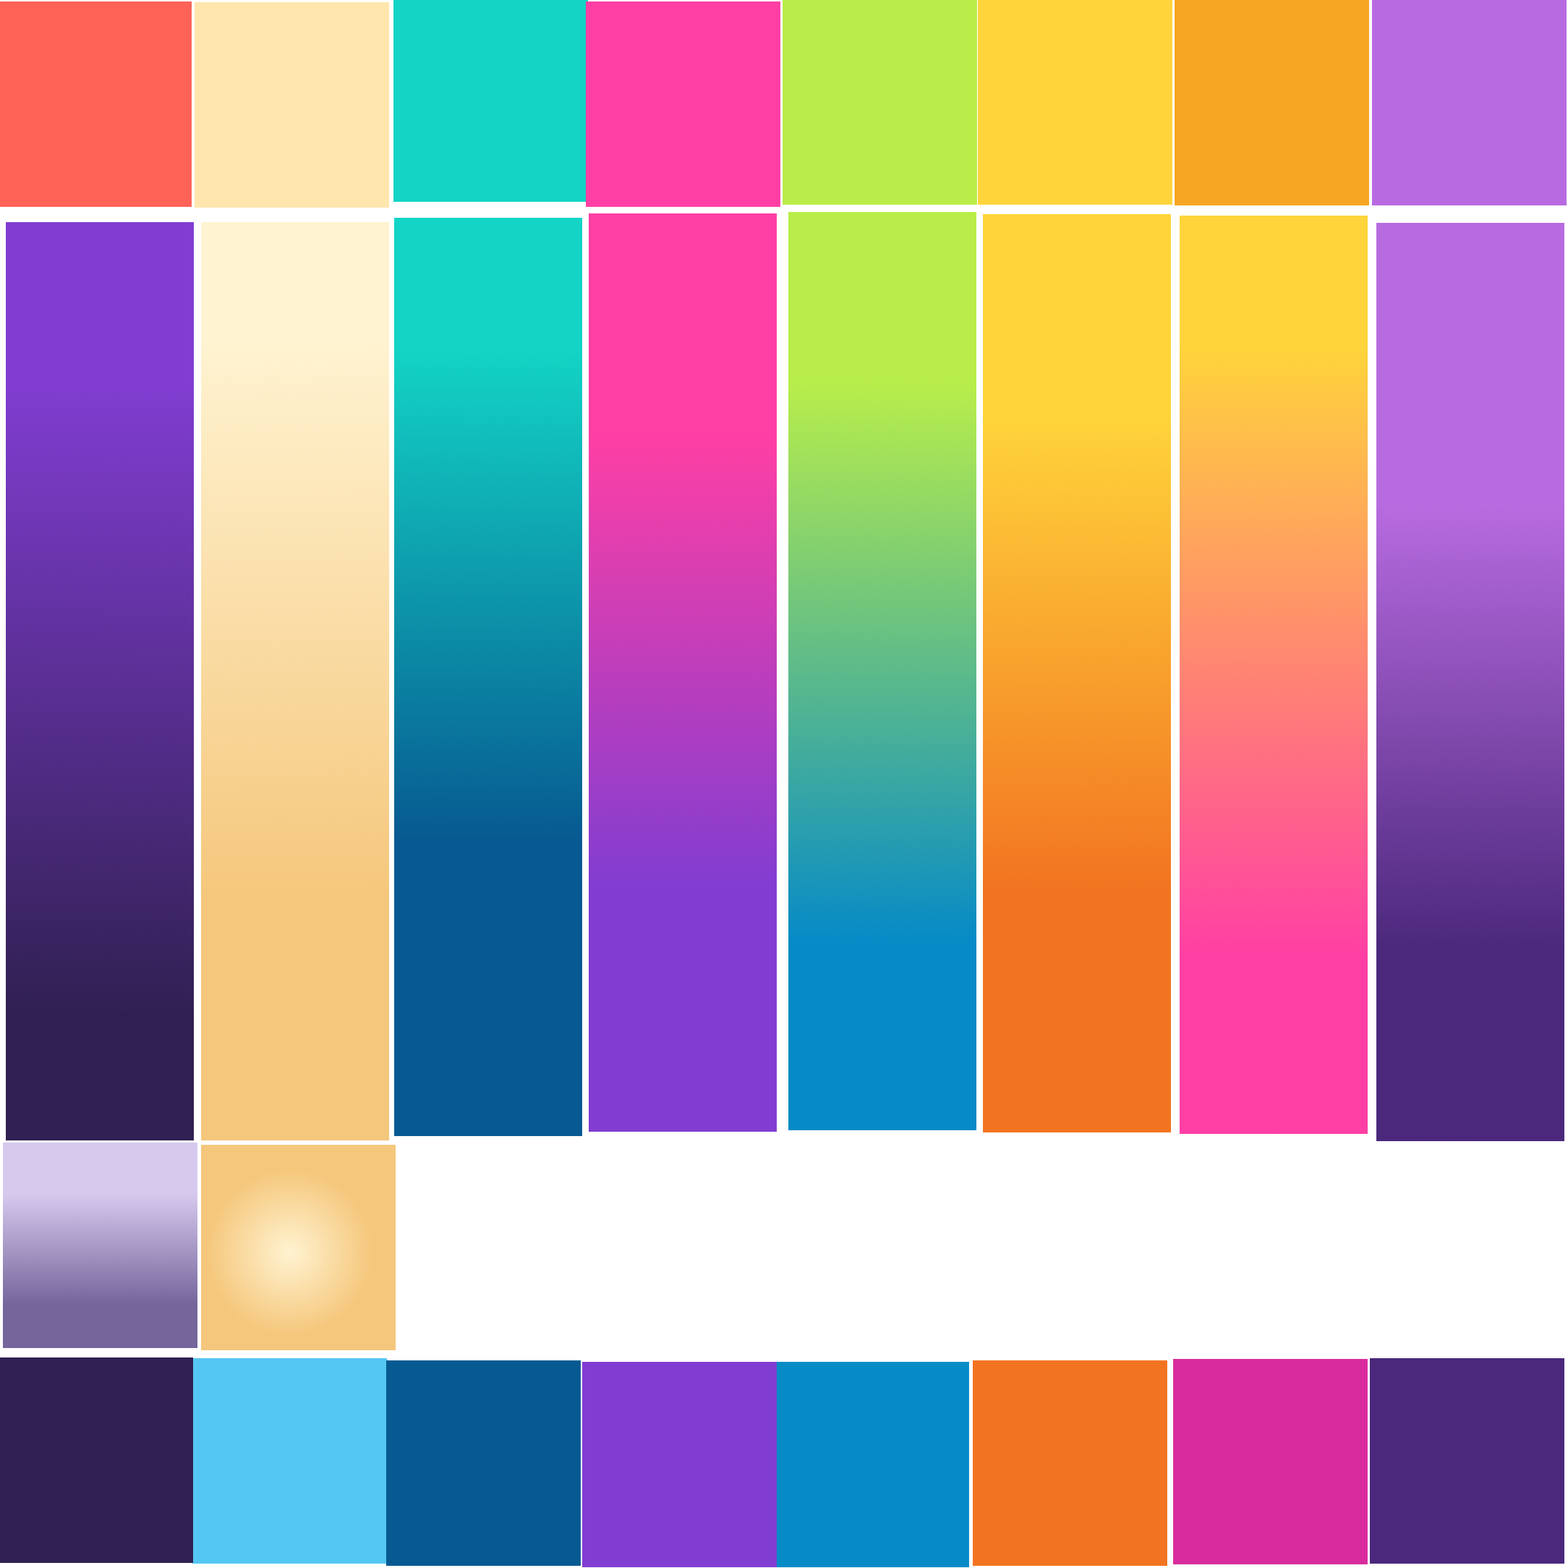
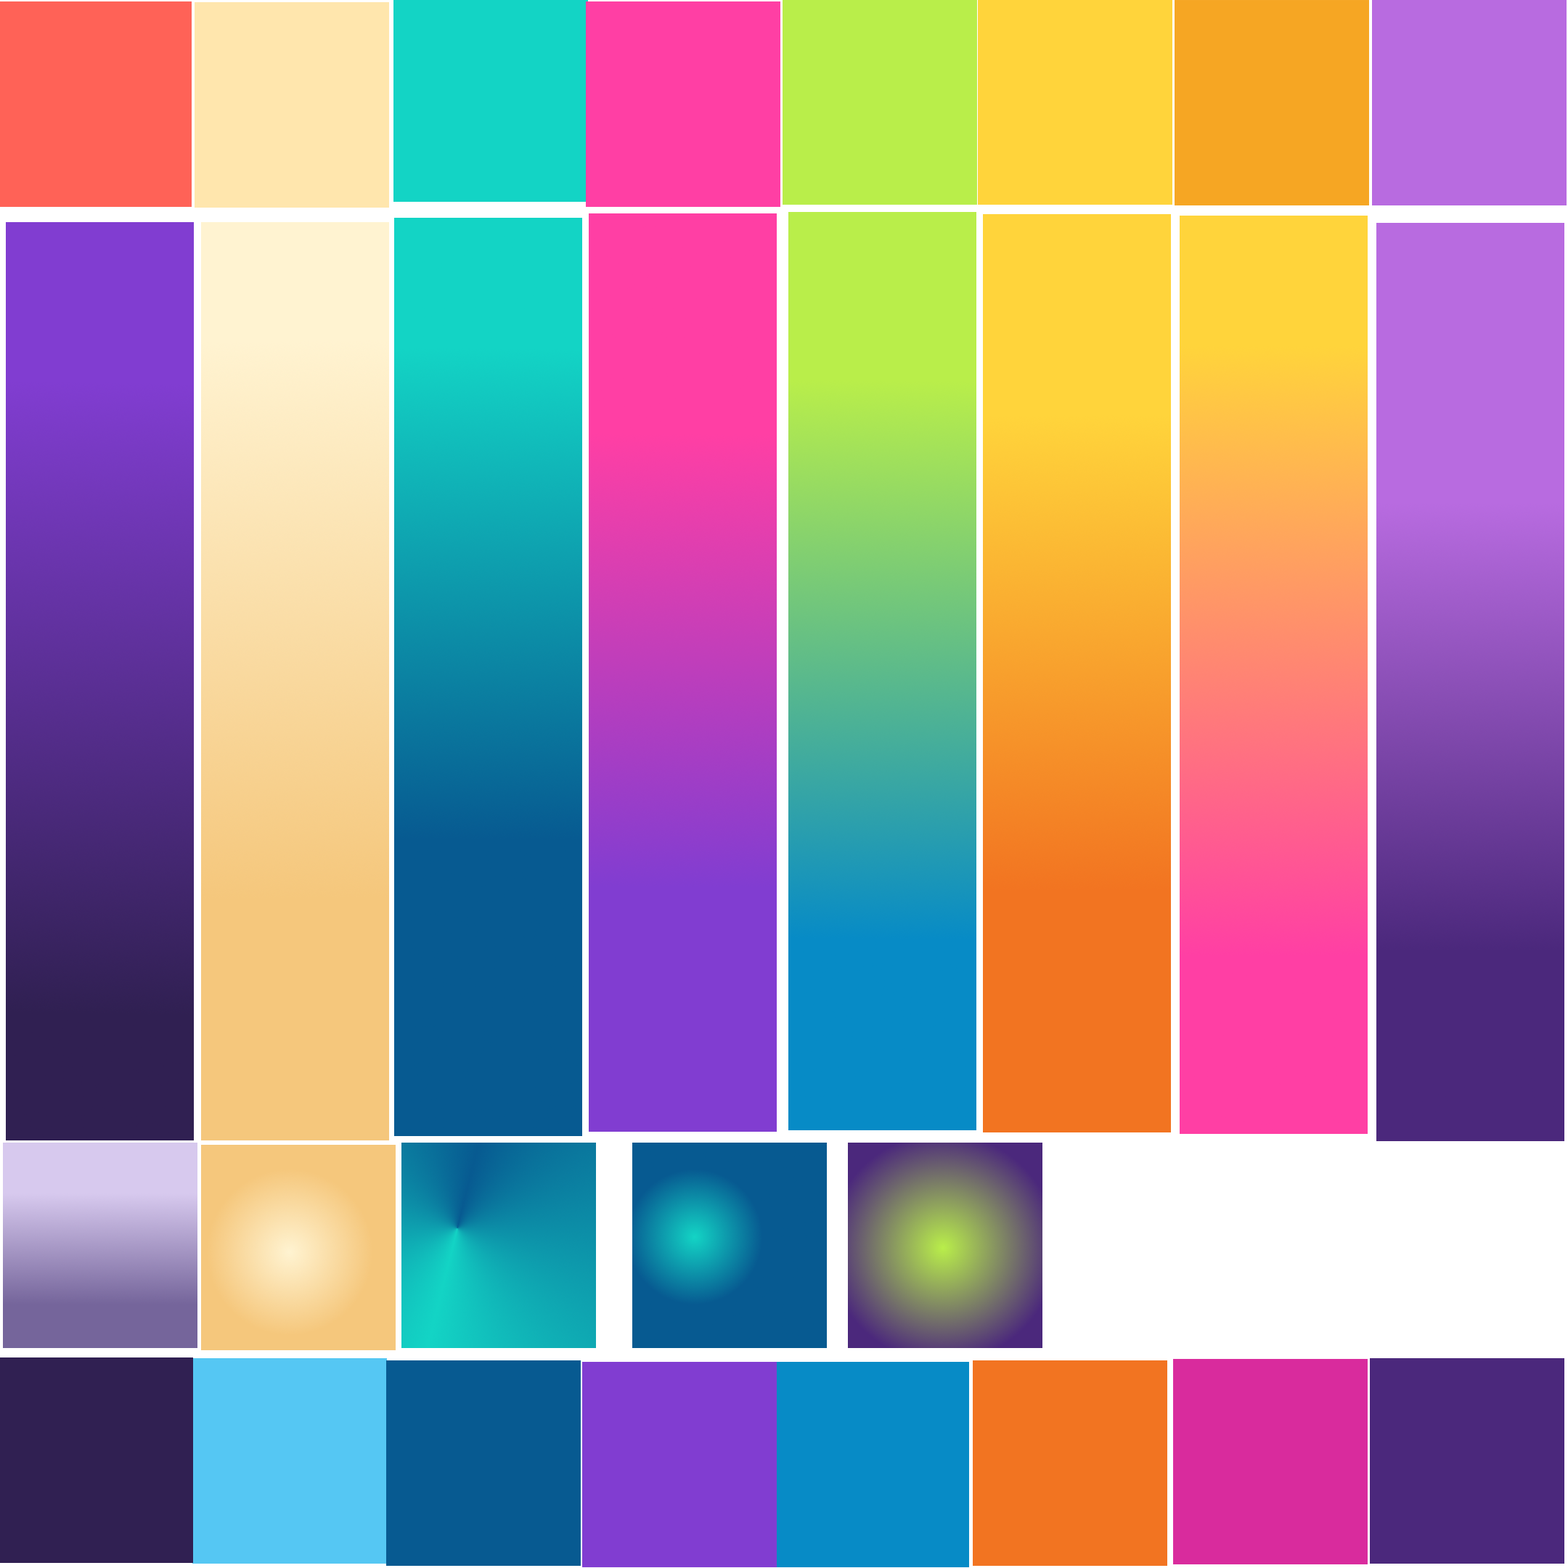
The second 1568x1568 image is a revision of the first. Changes to its layers:
added layer "Background copy #28" above "Background copy #27" over [847, 1142, 1043, 1349]
added layer "Background copy #27" above "Background copy #26" over [632, 1142, 827, 1349]
added layer "Background copy #26" above "Background copy #25" over [401, 1142, 596, 1349]